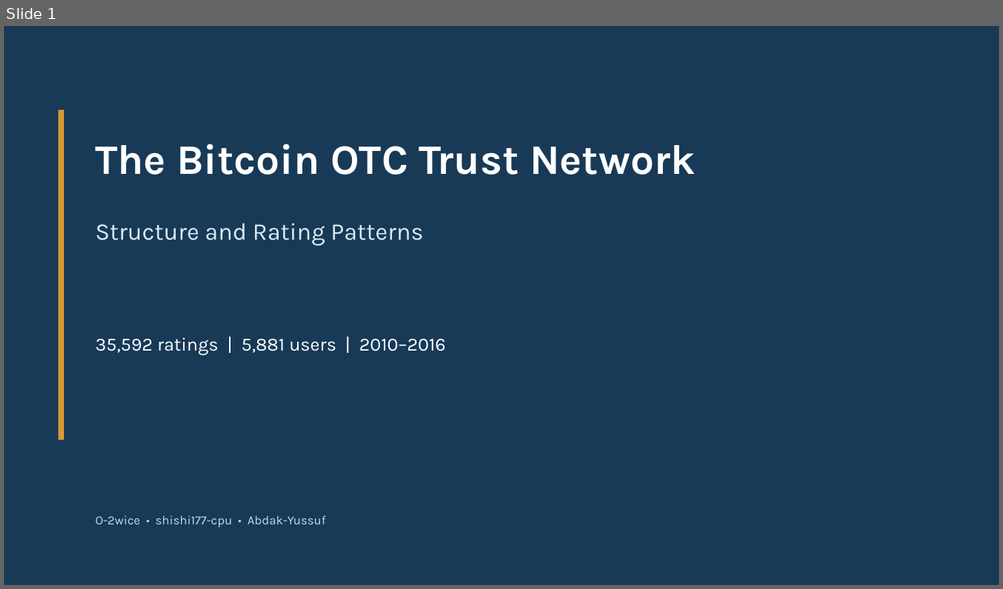
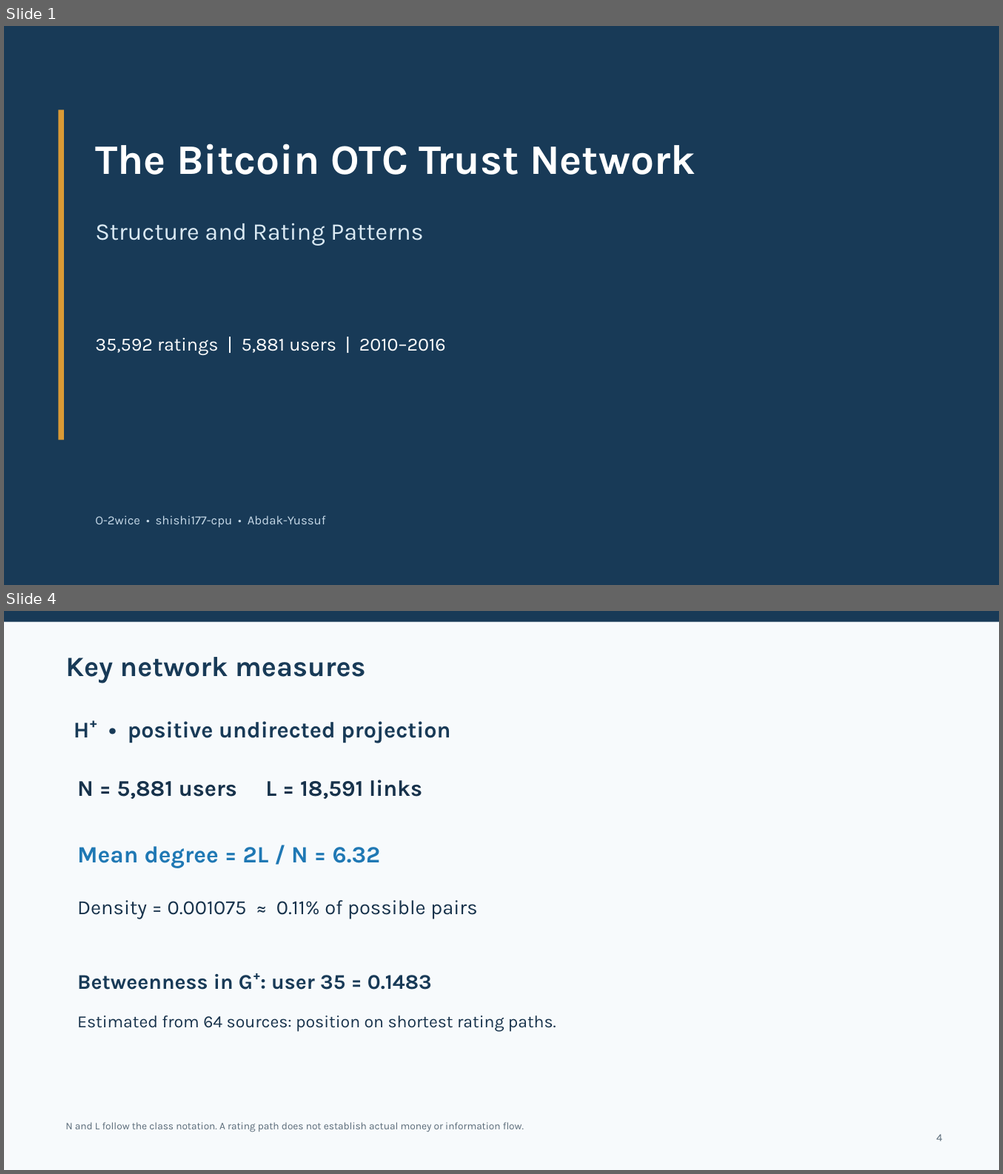
Before and after one commit to O-2wice/bitcoin-otc-trust-network-science, a slide deck: presentation/bitcoin_otc_network_science.pptx. Shown one above the other, each under a label of ours: slide 1 before the commit, slides 1 and 4 after it; the slides between them are not shown. The pictures are 1003x589 and 1003x1174 pixels, drawn with LibreOffice and Linux fonts; fonts in the diff are those of the drawing. Boxes give left, top, right and bottom in pixels: in the first picture for what was removed or moved away, otherwise in the second. Text is boxed around its words. In the diff, an @@ line names an element or a change of style, - is before the commit and + after.

Commit message:
Align presentation with report and course notation

```diff
--- a/presentation/bitcoin_otc_network_science.pptx
+++ b/presentation/bitcoin_otc_network_science.pptx
@@ slide 4 added at (x1=4, y1=611, x2=999, y2=1170), background #F7FAFC @@
@@ rectangle added at (x1=4, y1=611, x2=999, y2=622), fill #183A57 @@
@@ text added at (x1=65, y1=657, x2=365, y2=684), 27 pt, text #183A57, bold @@
+Key network measures
@@ text added at (x1=74, y1=721, x2=450, y2=743), 21.8 pt, text #183A57, bold @@
+H⁺ • positive undirected projection
@@ text added at (x1=77, y1=780, x2=422, y2=799), 21.8 pt, text #17324B, bold @@
+N = 5,881 users L = 18,591 links
@@ text added at (x1=77, y1=846, x2=381, y2=869), 22.5 pt, text #1F78B4, bold @@
+Mean degree = 2L / N = 6.32
@@ text added at (x1=77, y1=900, x2=477, y2=920), 19.5 pt, text #17324B @@
+Density = 0.001075 ≈ 0.11% of possible pairs
@@ text added at (x1=77, y1=974, x2=432, y2=990), 20.2 pt, text #183A57, bold @@
+Betweenness in G⁺: user 35 = 0.1483
@@ text added at (x1=77, y1=1016, x2=556, y2=1032), 16.5 pt, text #17324B @@
+Estimated from 64 sources: position on shortest rating paths.
@@ text added at (x1=65, y1=1122, x2=523, y2=1133), 9.8 pt, text #596A78 @@
+N and L follow the class notation. A rating path does not establish actual money or information flow.
@@ text added at (x1=936, y1=1135, x2=942, y2=1142), 10.5 pt, text #596A78 @@
+4
```
Also in this commit, not shown: 9 slides changed, 4 other slides added, 4 slides removed, 1 other file.
